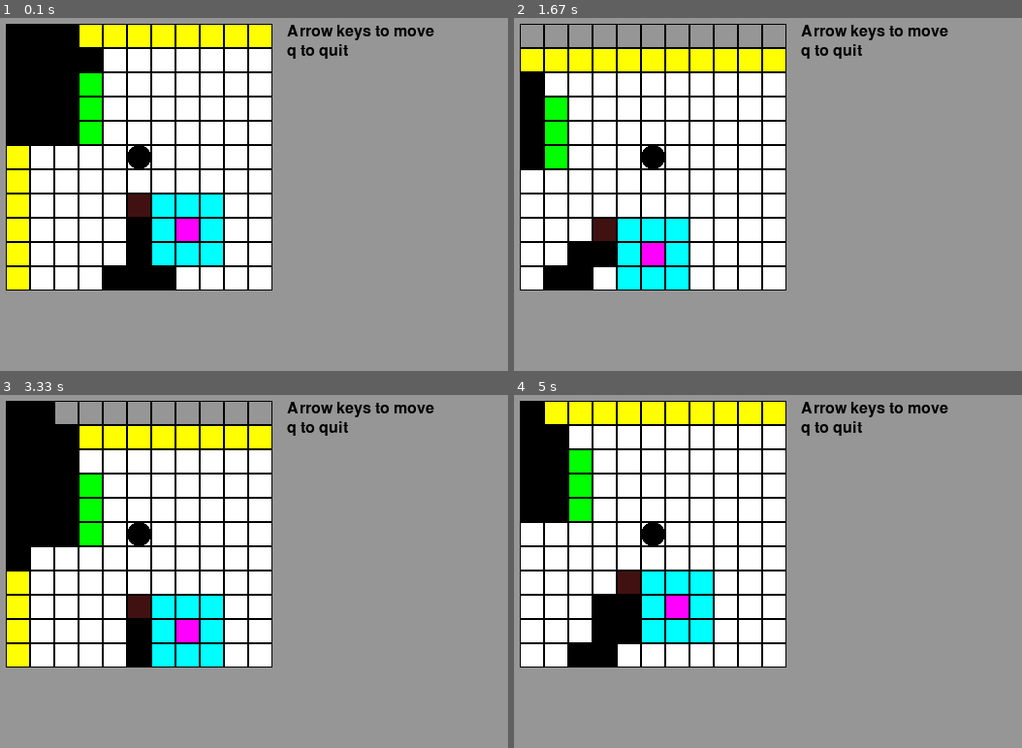
Above: before the commit, frames 1-4 (two rows, left to right).
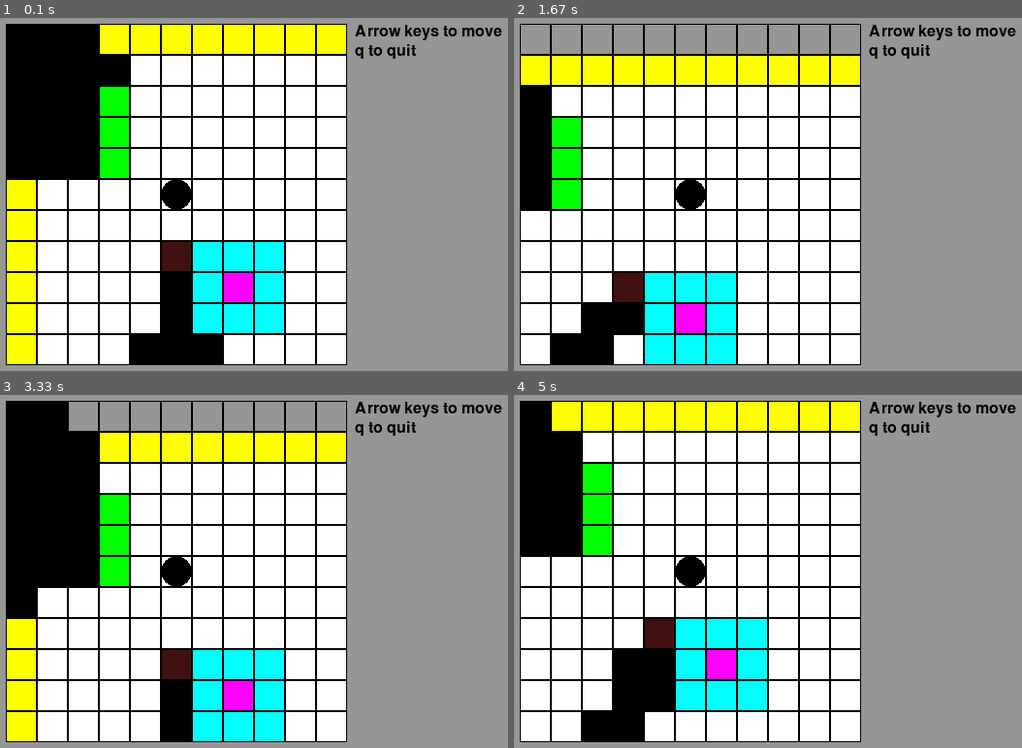
Above: after the commit, the same moments.

Repository: josh-reynolds/Python
Game: pygame game, started from pygame/nulltima/main.py
The game is run twice, just before and just after one commit, with the same random seed, the same clock (stepped at 60 frames per second) and the same inputs.
Inputs:
- Up to frame 1 (0.1 s): no input
- Up to frame 2 (1.67 s): hold Right 0.33-0.8 s; hold Up 0.83-1.13 s; hold Right 1.17-1.63 s
- Up to frame 3 (3.33 s): hold Left 1.67-2.2 s; hold Down 2.23-2.53 s; hold Left 2.57-2.97 s; hold Up from 3 s (still down)
- Up to frame 4 (5 s): release Up at 3.37 s; hold Right 3.4-4.03 s; hold Down 4.07-4.43 s; hold Left 4.47-4.93 s; hold Right from 4.97 s (still down)

The runs differ from the first frame. In frame 1, 42% of the frame differs, in the area x 1-99%, y 1-99%; in frame 2, 42%; in frame 3, 41%; in frame 4, 43%.

Commit message:
Increasing tile size

Diff:
--- a/pygame/nulltima/main.py
+++ b/pygame/nulltima/main.py
@@ -3,7 +3,7 @@
 from common import *
 from grid import grid
 
-g = grid(11, 11, 60, 60, 25, 25)
+g = grid(11, 11, 60, 60, 32, 32)
 #g.world.open_file("test_world.txt")
 g.world.open_file("large_world.txt")
 
@@ -30,8 +30,8 @@
     screen.fill(GREY)
     g.update()
     g.draw(screen)
-    draw_text("Arrow keys to move", (350, 60))
-    draw_text("q to quit", (350, 80))
+    draw_text("Arrow keys to move", (420, 60))
+    draw_text("q to quit", (420, 80))
     pygame.display.flip()
 
 pygame.quit()
